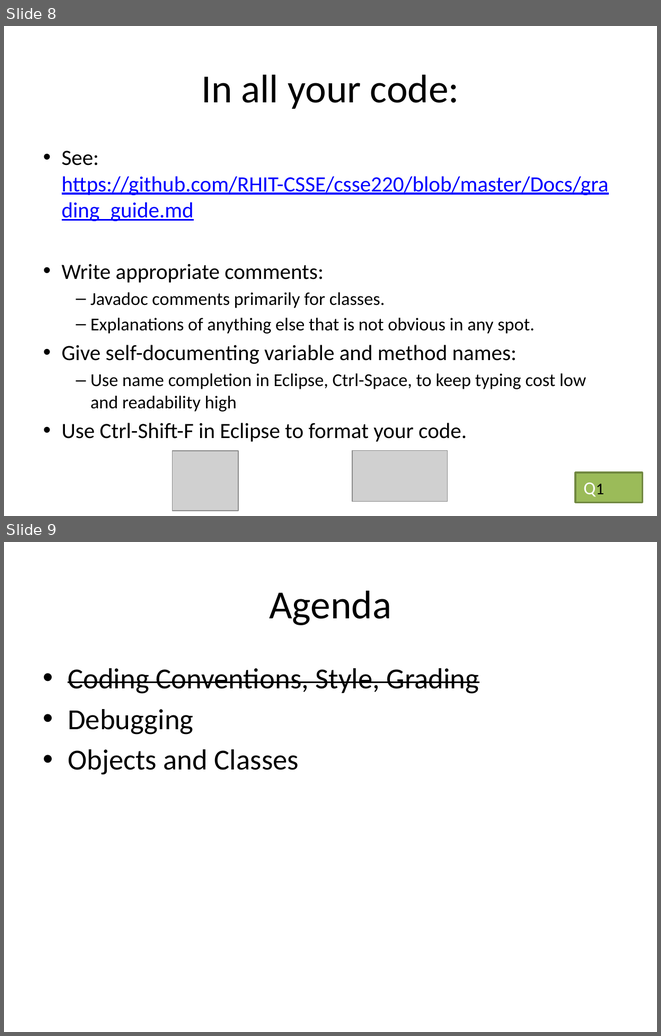
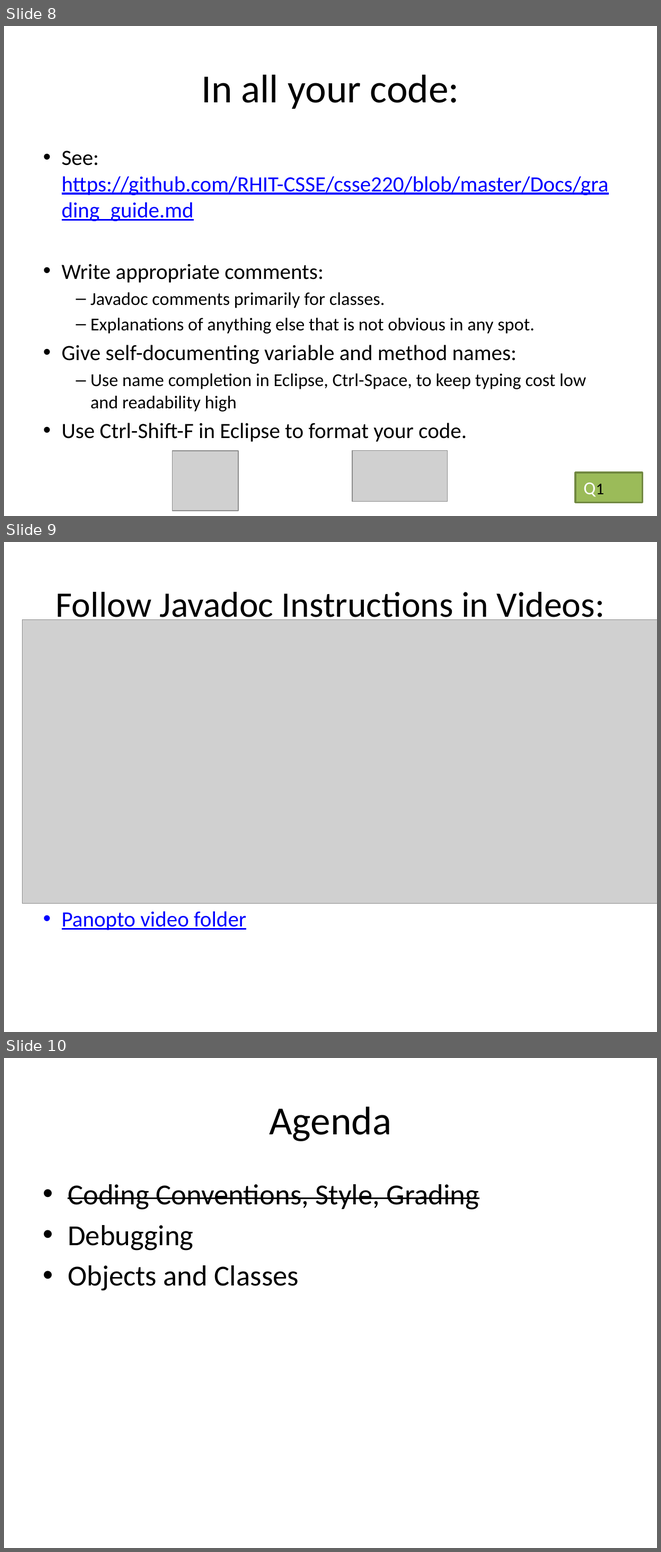
Before and after one commit to RHIT-CSSE/csse220, a slide deck: ClassMaterials/ObjectIntroAndMisc/Slides/ObjectIntroAndMisc.pptx. Shown one above the other, each under a label of ours: slides 8 and 9 before the commit, slides 8, 9 and 10 after it. The pictures are 661x1036 and 661x1552 pixels, drawn with LibreOffice and Linux fonts; fonts in the diff are those of the drawing; grey boxes stand for pictures. Boxes give left, top, right and bottom in pixels: in the first picture for what was removed or moved away, otherwise in the second. Text is boxed around its words. In the diff, an @@ line names an element or a change of style, - is before the commit and + after.

```diff
--- a/ClassMaterials/ObjectIntroAndMisc/Slides/ObjectIntroAndMisc.pptx
+++ b/ClassMaterials/ObjectIntroAndMisc/Slides/ObjectIntroAndMisc.pptx
@@ slide 9 added at (x1=4, y1=542, x2=657, y2=1032), background #FFFFFF @@
@@ title added at (x1=56, y1=592, x2=604, y2=626), 39.6 pt, text #000000 @@
+Follow Javadoc Instructions in Videos:
@@ picture added at (x1=22, y1=620, x2=657, y2=903) @@
@@ text added at (x1=62, y1=911, x2=246, y2=930), 24 pt, text #0000FF, underline @@
+• Panopto video folder
@@ what was slide 9 is now slide 10 @@
```
Also in this commit, not shown: 9 slides changed, 4 other slides added.
